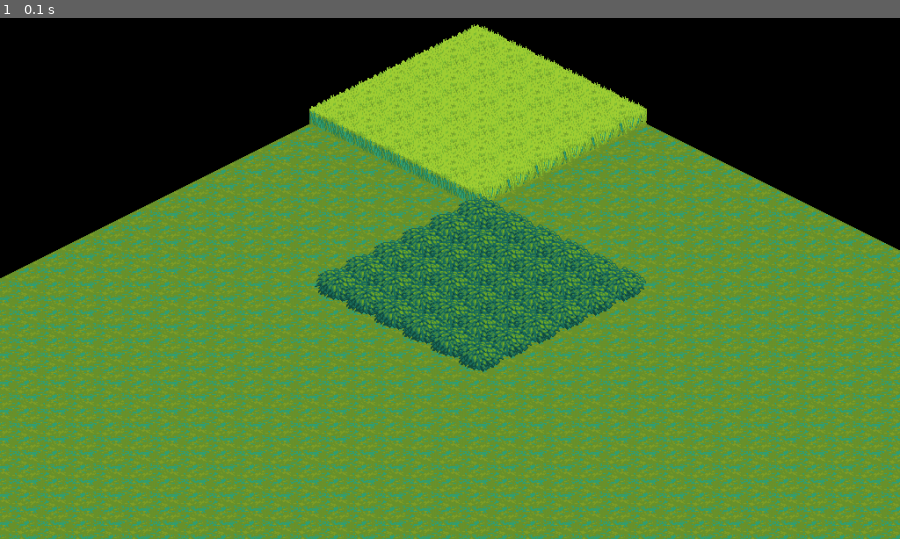
Above: before the commit, frame 1.
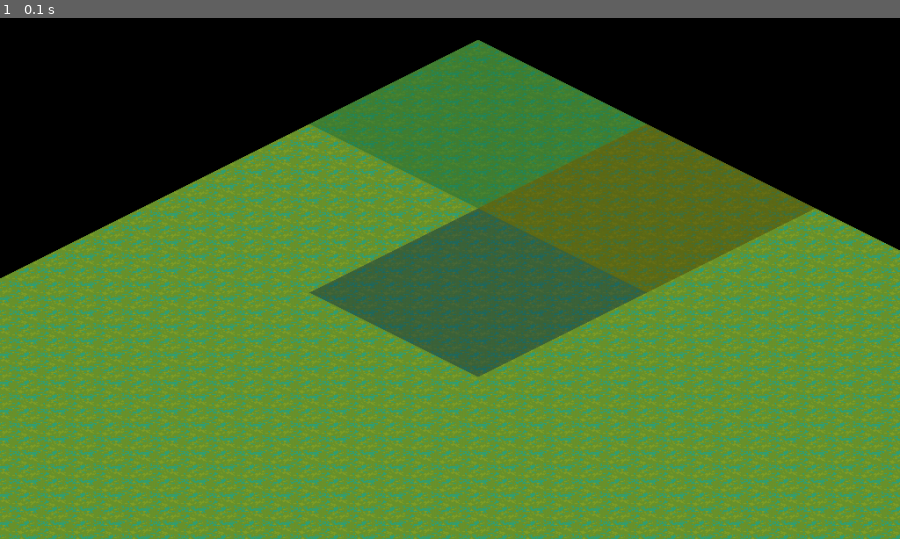
Above: after the commit, the same moment.

Repository: lugkhast/BaliwanPH
Game: pygame game, started from baliwan.py
Same seed, same stepped clock (60 frames per second), same inputs: the game is played once before the commit and once after it. The source is Python 2; it was converted automatically to run under Python 3.
Inputs:
- Up to frame 1 (0.1 s): no input

The runs differ from the first frame. In frame 1, 18% of the frame differs, in the area x 34-91%, y 1-69%.

Commit message:
Create actual zone tile textures

Diff:
--- a/baliwan.py
+++ b/baliwan.py
@@ -8,7 +8,7 @@
 from engine.people import *
 from engine.buildings import *
 from engine.life import *
-from engine.city import City
+from engine.city import City, ZoneType
 from renderers.cli import CLIRenderer
 from renderers.pygame.app import BaliwanApplication
 
@@ -21,8 +21,9 @@
 size = Dimension(30, 30)
 city = City(population, size)
 renderer = CLIRenderer(city)
-city.zone(0x01, Dimension(0, 0), Dimension(5, 5))
-city.zone(0x02, Dimension(6, 6), Dimension(11, 11))
+city.zone(ZoneType.RESIDENTIAL, Dimension(0, 0), Dimension(5, 5))
+city.zone(ZoneType.COMMERCIAL, Dimension(6, 6), Dimension(11, 11))
+city.zone(ZoneType.INDUSTRIAL, Dimension(6, 0), Dimension(11, 5))
 
 running = True
 try:
--- a/renderers/pygame/renderer.py
+++ b/renderers/pygame/renderer.py
@@ -19,8 +19,9 @@
 
         self.zone_reps = {
             ZoneType.UNZONED: textures.BLANK,
-            ZoneType.RESIDENTIAL: textures.DOODAD_GRASS_THICK,
-            ZoneType.COMMERCIAL: textures.DOODAD_BUSH_SMALL
+            ZoneType.RESIDENTIAL: textures.ZONE_TILE_RESIDENTIAL,
+            ZoneType.COMMERCIAL: textures.ZONE_TILE_COMMERCIAL,
+            ZoneType.INDUSTRIAL: textures.ZONE_TILE_INDUSTRIAL
         }
 
     def _get_representation(self, tile):
@@ -56,9 +57,12 @@
                 # Render the landscape layer
                 surface.blit(textures.LANDSCAPE_PLAINS, (pos_x, pos_y))
 
+                # Render the zone layer
+                image = self._get_representation(city.get_tile_at(x, y))
+                surface.blit(image, (pos_x, pos_y))
+
                 # Render the doodad layer
-                image = self._get_representation(city.get_tile_at(x, y))
-                surface.blit(image, (pos_x, pos_y + DOODAD_OFFSET_Y))
+                # TODO: Implement actual doodads
 
                 # Increment positions
                 pos_x += 32
--- a/renderers/pygame/utils/spritesheet.py
+++ b/renderers/pygame/utils/spritesheet.py
@@ -57,5 +57,5 @@
         x_offset = width * x_index
         y_offset = height * y_index
 
-        print (x_offset, y_offset) + self.size_rect
+        print 'SizedSpritesheet: Loading texture:', (x_offset, y_offset) + self.size_rect
         return self.spritesheet.image_at((x_offset, y_offset) + self.size_rect)
--- a/renderers/pygame/utils/textures.py
+++ b/renderers/pygame/utils/textures.py
@@ -1,5 +1,5 @@
 
-from renderers.pygame.utils.spritesheet import SizedSpritesheet
+from .spritesheet import SizedSpritesheet
 
 class TextureStorage(object):
     def __init__(self):
@@ -11,3 +11,7 @@
         self.DOODAD_GRASS_THICK = spritesheet.image_at(4, 11)
         self.DOODAD_BUSH_SMALL = spritesheet.image_at(6, 12)
         self.DOODAD_BUSH_LARGE = spritesheet.image_at(7, 12)
+
+        self.ZONE_TILE_RESIDENTIAL = spritesheet.image_at(0, 15)
+        self.ZONE_TILE_COMMERCIAL = spritesheet.image_at(1, 15)
+        self.ZONE_TILE_INDUSTRIAL = spritesheet.image_at(2, 15)
Binary file changed: assets/terrain_0.png
